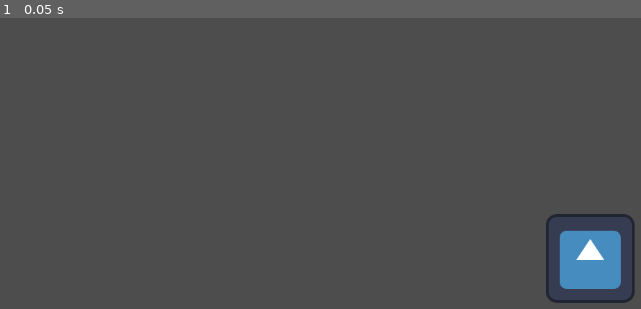
Above: before the commit, frame 1.
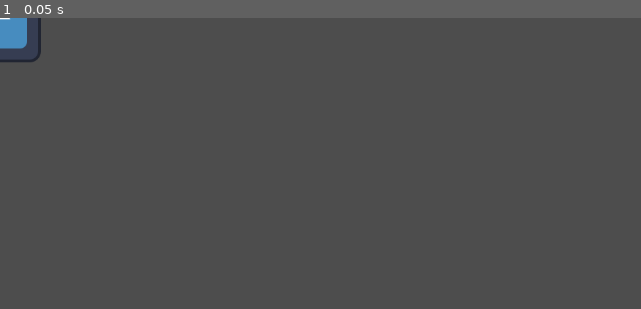
Above: after the commit, the same moment.

Repository: TalesMarc/AngelaCultoRepository
Game: Godot game, scene res://node_2d.tscn
Same seed, same stepped clock (60 frames per second), same inputs: the game is played once before the commit and once after it. The engine's default icon, where the game draws it, is replaced by a stand-in: a white triangle on a blue panel in a dark square.
Inputs:
- Up to frame 1 (0.05 s): no input

The runs differ from the first frame. In frame 1, 3.0% of the frame differs, in the area x 0-100%, y 0-98%.

Commit message:
Atualização automática do projeto

Diff:
--- a/node_2d.tscn
+++ b/node_2d.tscn
@@ -8,5 +8,5 @@
 position = Vector2(-4, 3)
 
 [node name="Sprite2D" type="Sprite2D" parent="CharacterBody2D2"]
-position = Vector2(855, 344)
+position = Vector2(-1, -3)
 texture = ExtResource("1_wtcfe")
